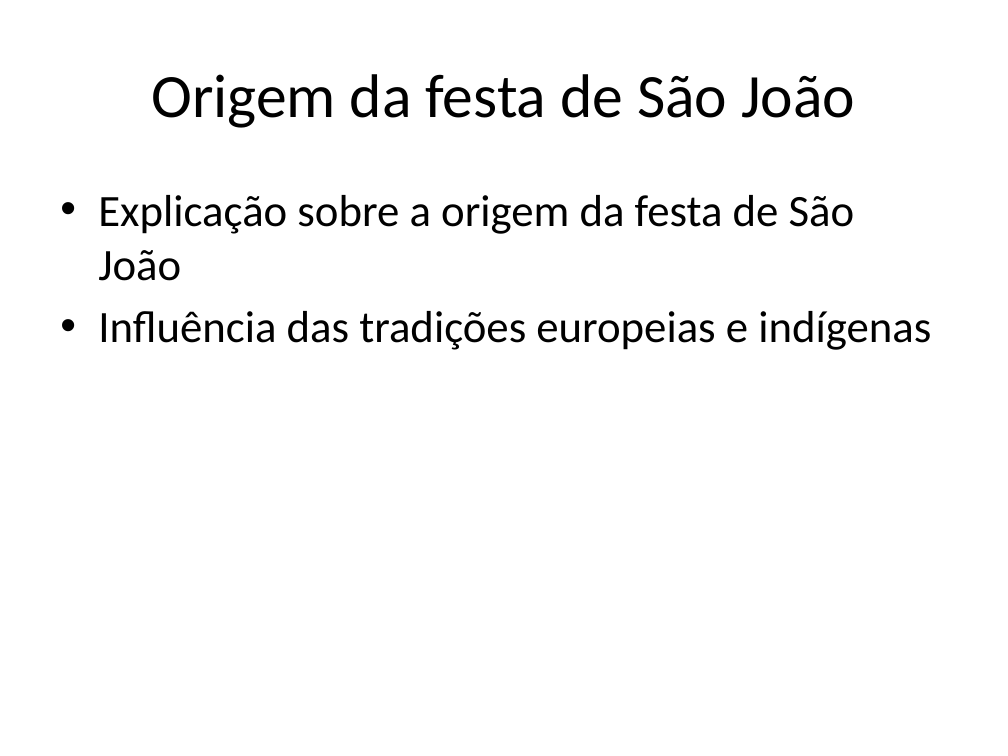
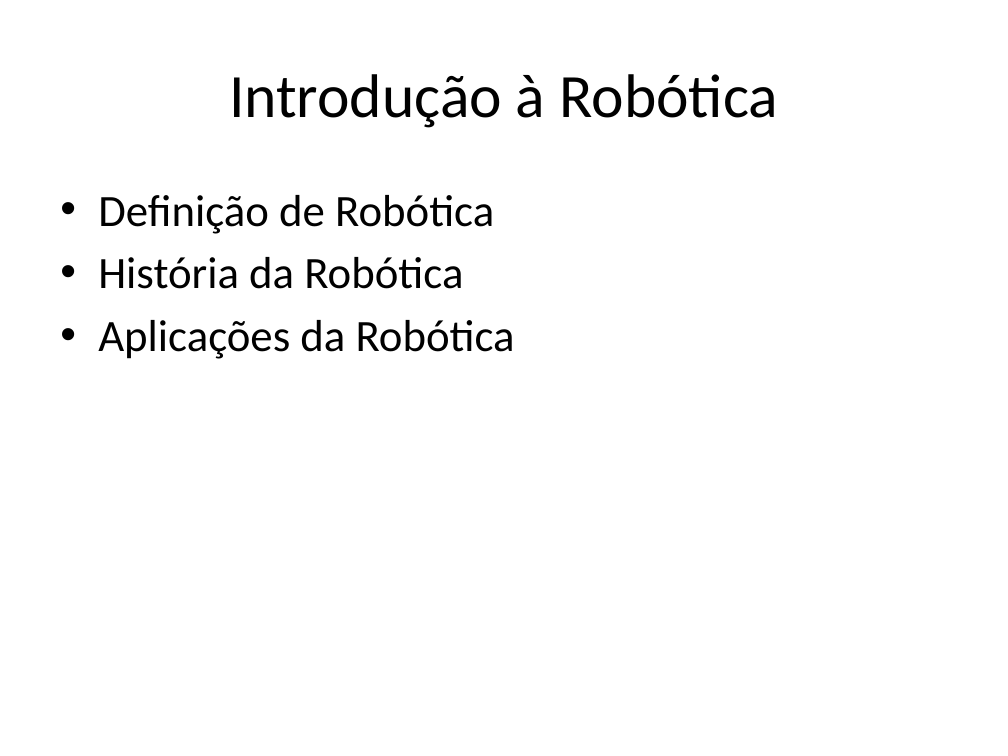
Before and after one commit to lcdlemos/EstagioNutes, a slide deck: slide 2 of IA/auto_apresentacao_IA.pptx. Drawn at 1008x756 pixels with LibreOffice and Linux fonts; fonts in the diff are those of the drawing. Boxes give left, top, right and bottom in pixels: in the first picture for what was removed or moved away, otherwise in the second. Text is boxed around its words. In the diff, an @@ line names an element or a change of style, - is before the commit and + after.

```diff
--- a/IA/auto_apresentacao_IA.pptx
+++ b/IA/auto_apresentacao_IA.pptx
@@ title at <box>229,74,778,128</box>: text changed @@
-Origem da festa de São João
+Introdução à Robótica
@@ text at <box>98,195,515,359</box>: text changed @@
-• Explicação sobre a origem da festa de São João
-• Influência das tradições europeias e indígenas
+• Definição de Robótica
+• História da Robótica
+• Aplicações da Robótica
```
Also in this commit, not shown: 2 other slides changed, 7 slides added, 7 slides removed, 13 other files.
